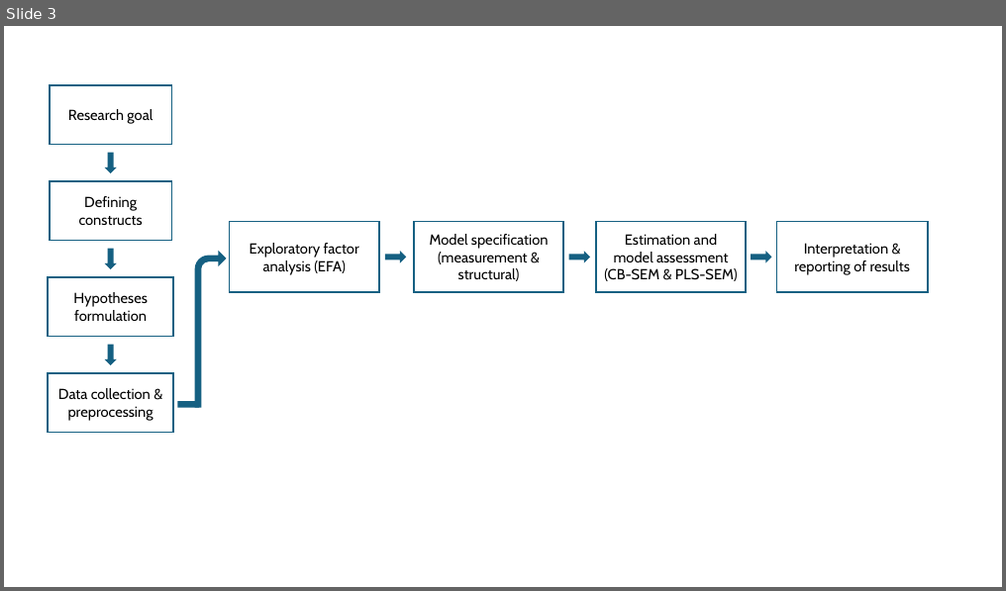
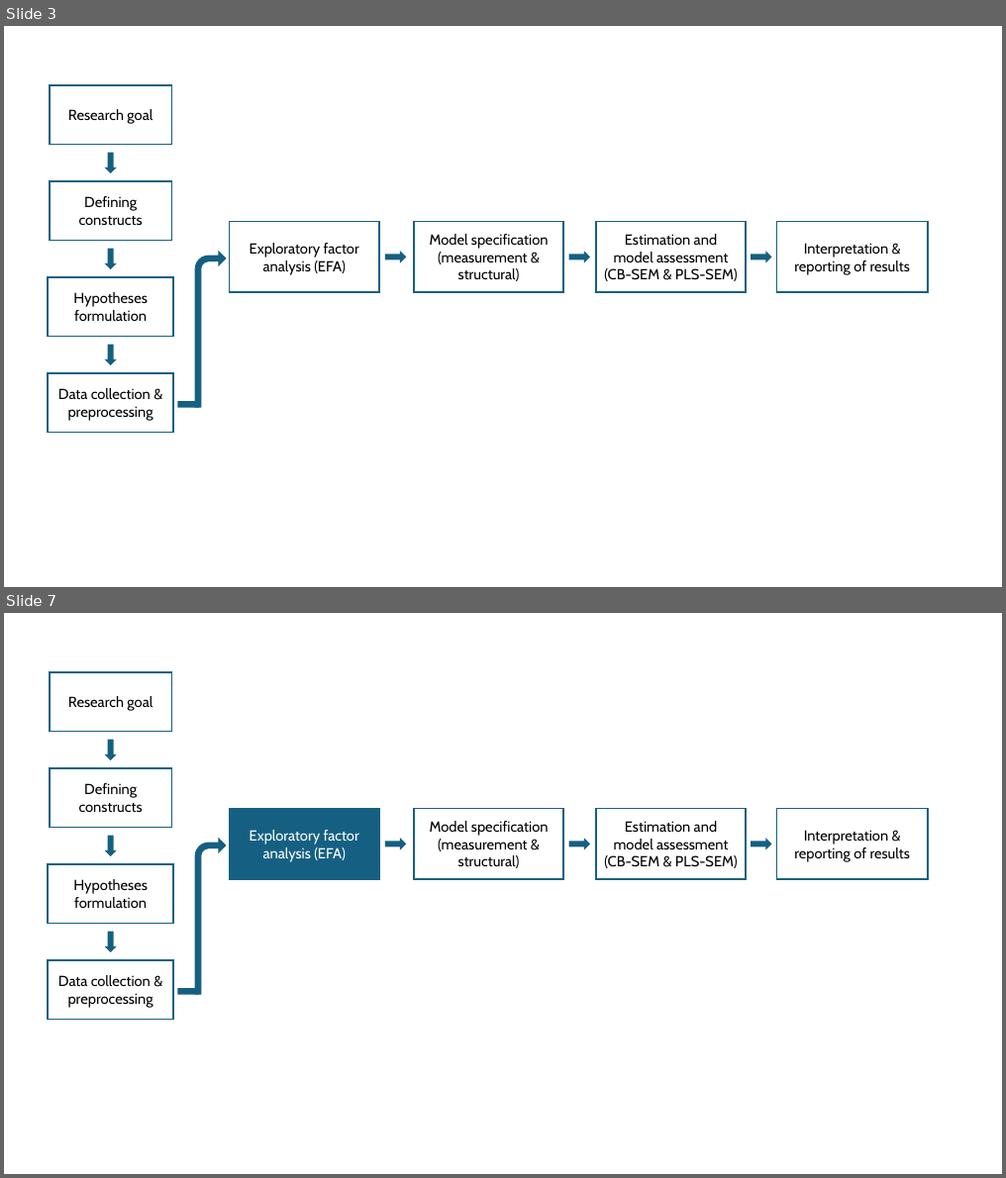
Before and after one commit to chris-allones/RTalks, a slide deck: dbm-special-lecture-2024/img/bg_sem_2.jpg.pptx. Shown one above the other, each under a label of ours: slide 3 before the commit, slides 3 and 7 after it; the slides between them are not shown. The pictures are 1006x591 and 1006x1178 pixels, drawn with LibreOffice and Linux fonts; fonts in the diff are those of the drawing. Boxes give left, top, right and bottom in pixels: in the first picture for what was removed or moved away, otherwise in the second. Text is boxed around its words. In the diff, an @@ line names an element or a change of style, - is before the commit and + after.

```diff
--- a/dbm-special-lecture-2024/img/bg_sem_2.jpg.pptx
+++ b/dbm-special-lecture-2024/img/bg_sem_2.jpg.pptx
@@ slide 7 added at box(4, 613, 1002, 1174), background #FFFFFF @@
@@ rectangle added at box(50, 672, 171, 731), fill #FFFFFF, outline #156082 1.5 pt, 14 pt, text #000000 @@
+Research goal
@@ down arrow added at box(104, 740, 116, 761), fill #156082 @@
@@ rectangle added at box(50, 768, 171, 827), fill #FFFFFF, outline #156082 1.5 pt, 14 pt, text #000000 @@
+Defining constructs
@@ rectangle added at box(230, 808, 379, 879), fill #156082, outline #156082 1.5 pt, 14 pt, text #FFFFFF @@
+Exploratory factor analysis (EFA)
@@ rectangle added at box(414, 808, 564, 879), fill #FFFFFF, outline #156082 1.5 pt, 14 pt, text #000000 @@
+Model specification (measurement & structural)
@@ rectangle added at box(596, 808, 746, 879), fill #FFFFFF, outline #156082 1.5 pt, 14 pt, text #000000 @@
+Estimation and model assessment (CB-SEM & PLS-SEM)
@@ rectangle added at box(776, 808, 928, 879), fill #FFFFFF, outline #156082 1.5 pt, 14 pt, text #000000 @@
+Interpretation & reporting of results
@@ down arrow added at box(104, 836, 116, 857), fill #156082 @@
@@ bent arrow added at box(195, 838, 227, 995), fill #156082 @@
@@ down arrow added at box(385, 839, 406, 851), fill #156082 @@
@@ down arrow added at box(569, 839, 590, 851), fill #156082 @@
@@ down arrow added at box(751, 839, 772, 851), fill #156082 @@
@@ rectangle added at box(48, 864, 173, 923), fill #FFFFFF, outline #156082 1.5 pt, 14 pt, text #000000 @@
+Hypotheses formulation
@@ down arrow added at box(104, 931, 116, 953), fill #156082 @@
@@ rectangle added at box(48, 961, 173, 1020), fill #FFFFFF, outline #156082 1.5 pt, 14 pt, text #000000 @@
+Data collection & preprocessing
@@ rectangle added at box(177, 989, 199, 995), fill #156082 @@
```
Also in this commit, not shown: 12 other slides added.
